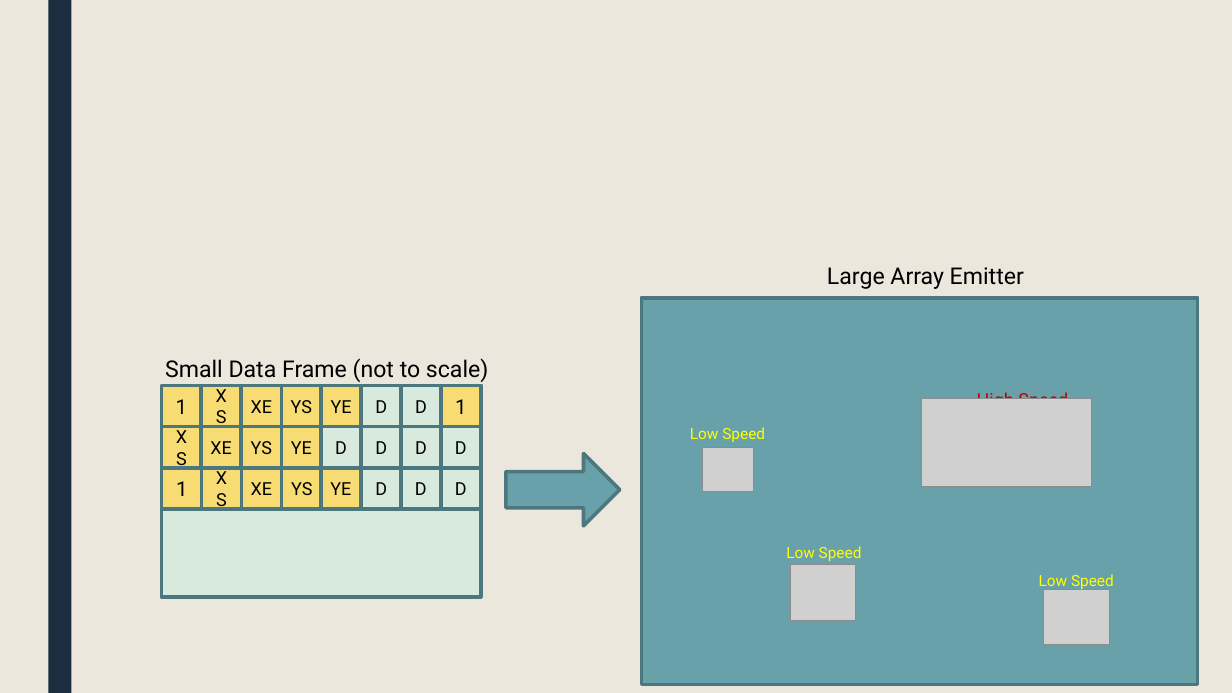
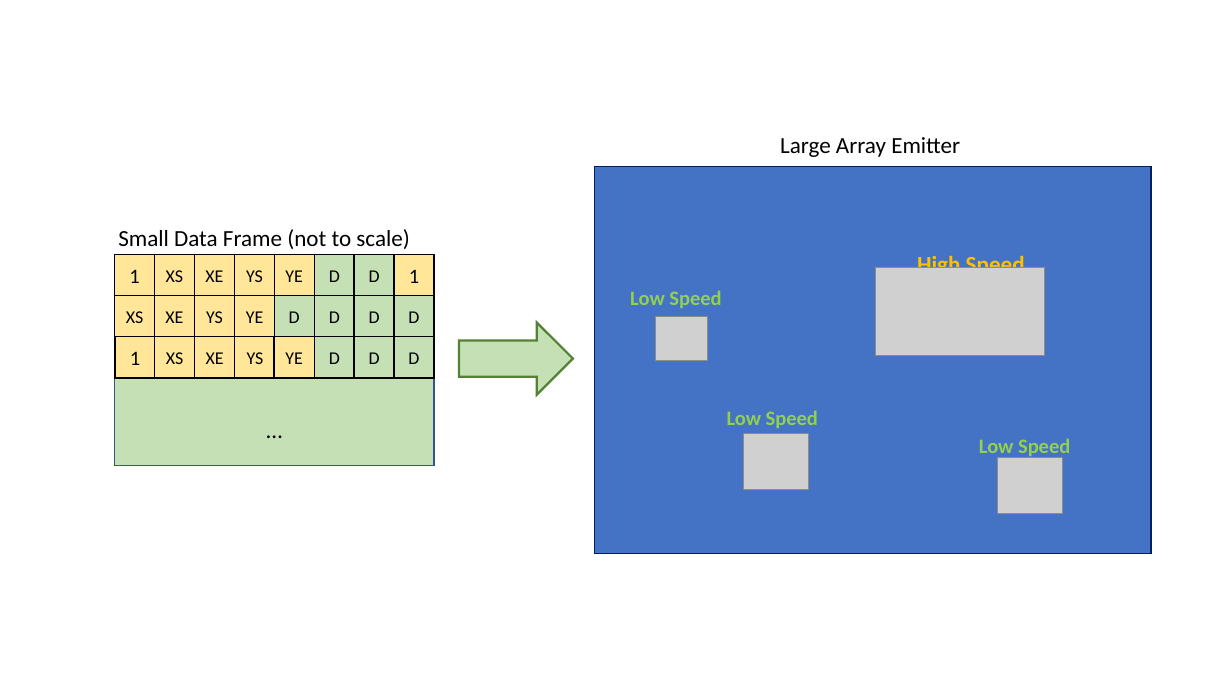
Before and after one commit to snaphat/phd_aaron_landwehr, a slide deck: slide 1 of fig/embedded_frame_to_emitter.pptx. Drawn at 1232x693 pixels with LibreOffice and Linux fonts; fonts in the diff are those of the drawing; grey boxes stand for pictures. Boxes give left, top, right and bottom in pixels: in the first picture for what was removed or moved away, otherwise in the second. Text is boxed around its words. In the diff, an @@ line names an element or a change of style, - is before the commit and + after.

```diff
--- a/fig/embedded_frame_to_emitter.pptx
+++ b/fig/embedded_frame_to_emitter.pptx
@@ background #EBE7DD to #FFFFFF @@
@@ rectangle removed at (48, 0, 71, 693) @@
@@ text "Large Array Emitter" at (780, 137, 960, 157): font Roboto to Calibri @@
@@ 6 rectangles, 4 pictures, 2 texts: place and size @@
-6 rectangles, 4 pictures, 2 texts at (162, 267, 1198, 685)
+6 rectangles, 4 pictures, 2 texts at (115, 137, 1151, 554)
@@ rectangle at (594, 166, 1151, 554): fill #69A1AB to #4472C4; outline #4E777F 2.75 pt to #002060 1 pt @@
@@ text "Small Data Frame (not to ..." at (118, 229, 409, 249): font Roboto to Calibri @@
@@ rectangle added at (115, 254, 434, 466), fill #C5E0B4, outline #325491 1 pt, 18 pt, text #000000 @@
+…
@@ font Roboto to Calibri; fill #F7DC74 to #FFE699; outline #4E777F 2.75 pt to #000000 1 pt in 15 elements at (195, 337, 235, 379), (274, 337, 314, 379), (115, 337, 154, 379), (154, 337, 194, 379), (235, 337, 275, 379), (235, 296, 274, 337), (394, 254, 433, 296), (115, 296, 154, 337), (154, 296, 194, 337), (194, 296, 234, 337), (115, 254, 154, 296), (154, 254, 194, 296), (194, 254, 234, 296), (235, 254, 274, 296), (274, 254, 314, 296) @@
@@ 5 rectangles: place and size @@
-5 rectangles at (162, 468, 360, 509)
+5 rectangles at (115, 254, 314, 296)
@@ rectangle "D": place and size @@
-rectangle "D" at (441, 427, 481, 469)
+rectangle "D" at (314, 254, 354, 296)
@@ rectangle "D": place and size @@
-rectangle "D" at (361, 468, 401, 509)
+rectangle "D" at (354, 254, 394, 296)
@@ text "High Speed": place and size @@
-text "High Speed" at (977, 389, 1068, 399)
+text "High Speed" at (917, 253, 1025, 268)
@@ text "High Speed" at (917, 253, 1025, 268): size 14 to 18 pt, font Roboto to Calibri, text colour #C00000 to #FFC000, bold on @@
@@ rectangle "D": place and size @@
-rectangle "D" at (401, 468, 441, 509)
+rectangle "D" at (274, 296, 314, 337)
@@ font Roboto to Calibri; fill #D8E9DE to #C5E0B4; outline #4E777F 2.75 pt to #000000 1 pt in 9 elements at (354, 337, 394, 379), (394, 337, 433, 379), (314, 337, 354, 379), (354, 296, 394, 337), (394, 296, 433, 337), (314, 254, 354, 296), (354, 254, 394, 296), (274, 296, 314, 337), (314, 296, 354, 337) @@
@@ rectangle "D": place and size @@
-rectangle "D" at (441, 468, 481, 509)
+rectangle "D" at (314, 296, 354, 337)
@@ rectangle "D": place and size @@
-rectangle "D" at (361, 427, 401, 469)
+rectangle "D" at (354, 296, 394, 337)
@@ rectangle "D": place and size @@
-rectangle "D" at (401, 427, 441, 469)
+rectangle "D" at (394, 296, 433, 337)
@@ size 12 to 16 pt, font Roboto to Calibri, text colour #FFFF00 to #92D050, bold on in 3 elements at (727, 410, 818, 428), (979, 438, 1070, 459), (630, 290, 721, 308) @@
@@ text "Low Speed": place and size @@
-text "Low Speed" at (786, 546, 862, 561)
+text "Low Speed" at (630, 290, 721, 308)
@@ right arrow added at (459, 323, 573, 395), fill #C5E0B4, outline #548235 1.75 pt @@
@@ 5 rectangles: place and size @@
-5 rectangles at (162, 385, 360, 427)
+5 rectangles at (115, 337, 314, 379)
@@ rectangle "D": place and size @@
-rectangle "D" at (321, 427, 360, 469)
+rectangle "D" at (314, 337, 354, 379)
@@ rectangle "D": place and size @@
-rectangle "D" at (361, 385, 401, 427)
+rectangle "D" at (354, 337, 394, 379)
@@ rectangle "D": place and size @@
-rectangle "D" at (401, 385, 441, 427)
+rectangle "D" at (394, 337, 433, 379)
@@ rectangle removed at (162, 385, 482, 597) @@
@@ text "Low Speed": place and size @@
-text "Low Speed" at (690, 427, 765, 442)
+text "Low Speed" at (727, 410, 818, 428)
@@ text "Low Speed": place and size @@
-text "Low Speed" at (1039, 574, 1114, 591)
+text "Low Speed" at (979, 438, 1070, 459)
@@ right arrow removed at (506, 454, 620, 526) @@
```
Also in this commit, not shown: 13 other files.
